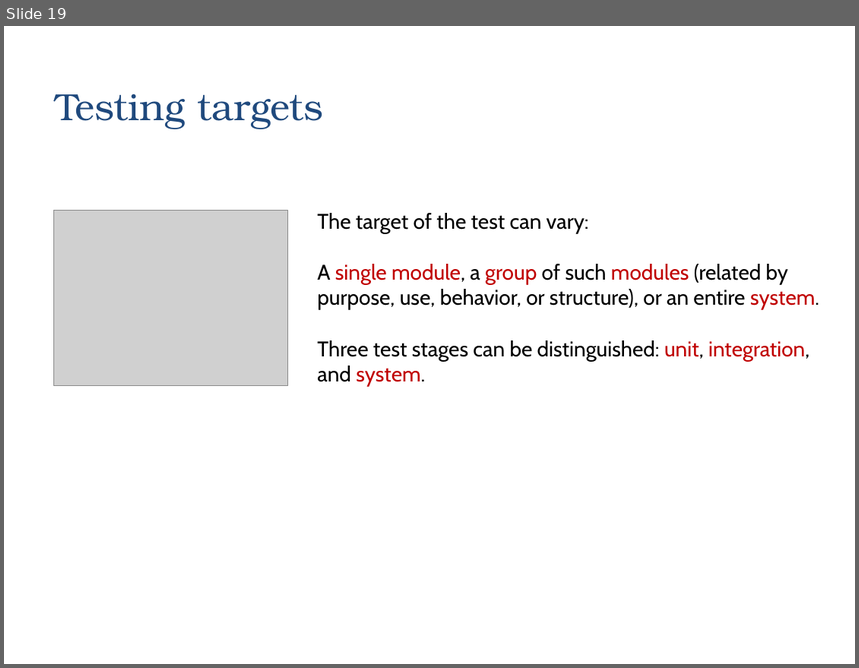
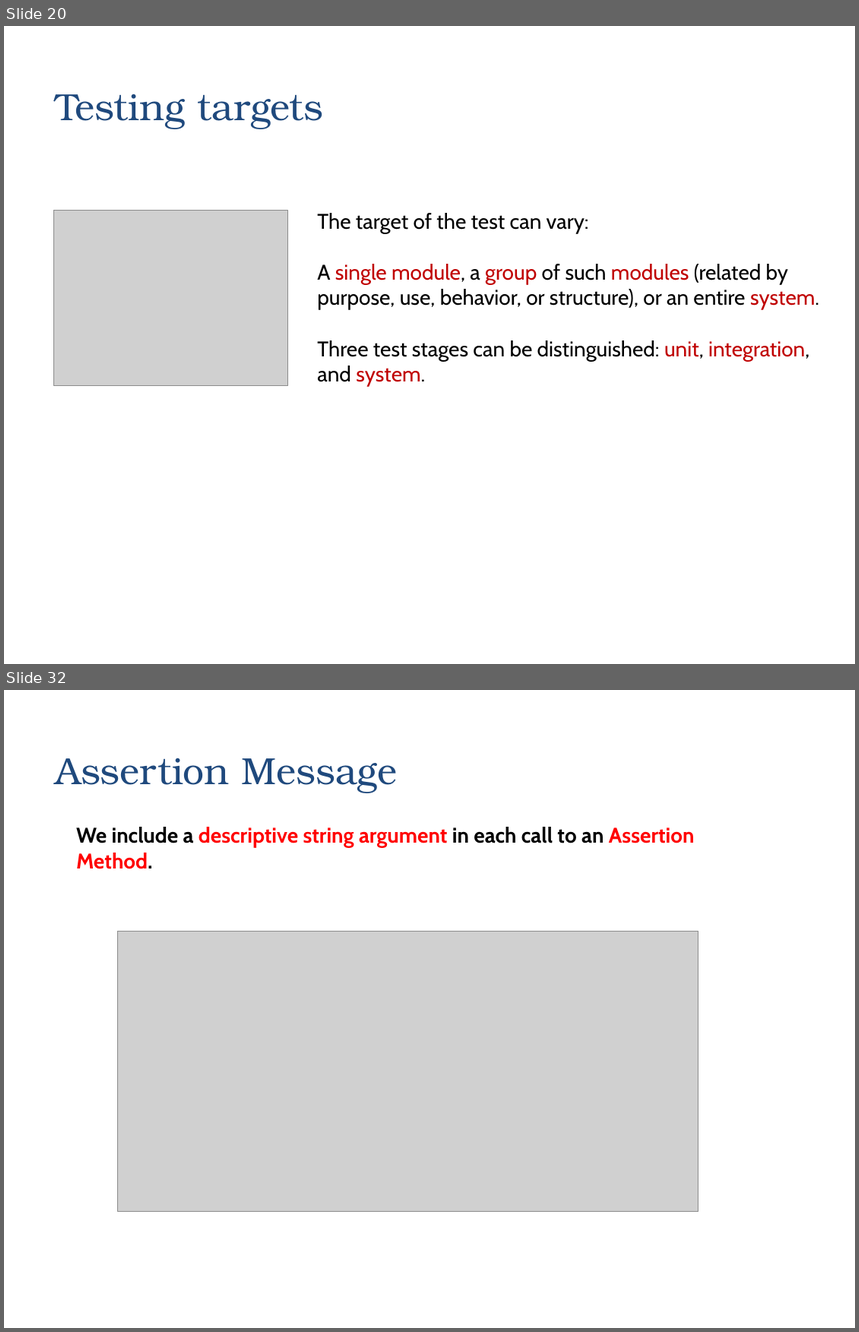
Before and after one commit to zarras/myy803-slides, a slide deck: 6-SoftEng-Testing.ppt. Shown one above the other, each under a label of ours: slide 19 before the commit, slides 20 and 32 after it; the slides between them are not shown. The pictures are 859x668 and 859x1332 pixels, drawn with LibreOffice and Linux fonts; fonts in the diff are those of the drawing; grey boxes stand for pictures. Boxes give left, top, right and bottom in pixels: in the first picture for what was removed or moved away, otherwise in the second. Text is boxed around its words. In the diff, an @@ line names an element or a change of style, - is before the commit and + after.

```diff
--- a/6-SoftEng-Testing.ppt
+++ b/6-SoftEng-Testing.ppt
@@ slide 32 added at (4, 690, 855, 1328), background #FFFFFF @@
@@ title added at (55, 758, 397, 793), 32 pt, text #1F497D @@
+Assertion Message
@@ text added at (76, 827, 695, 869), 18 pt, text #FF0000, bold @@
+We include a descriptive string argument in each call to an Assertion Method.
@@ picture added at (117, 931, 699, 1212) @@
@@ what was slide 19 is now slide 20 @@
```
Also in this commit, not shown: 2 slides changed, 41 other slides added, 20 slides removed, 1 other file.
